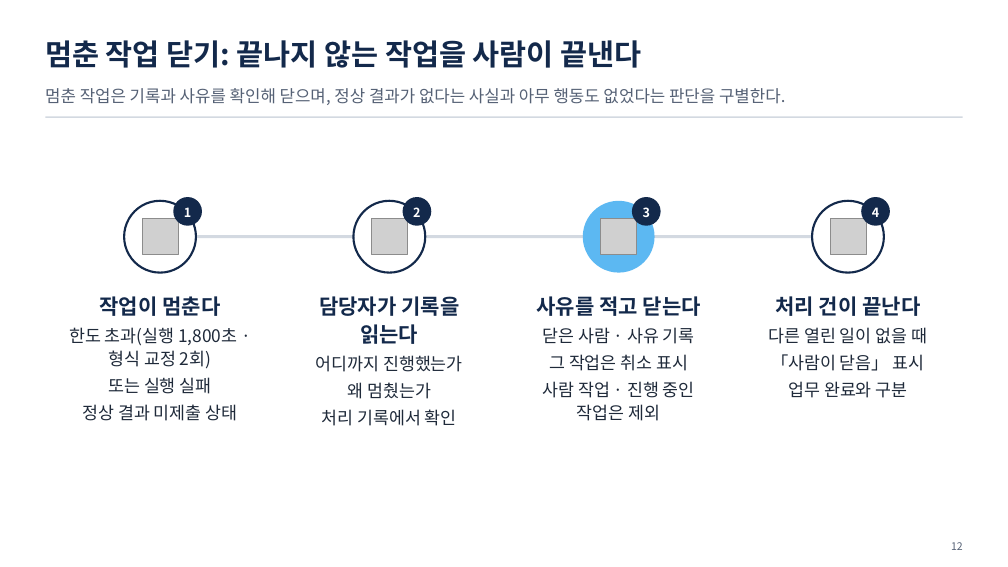
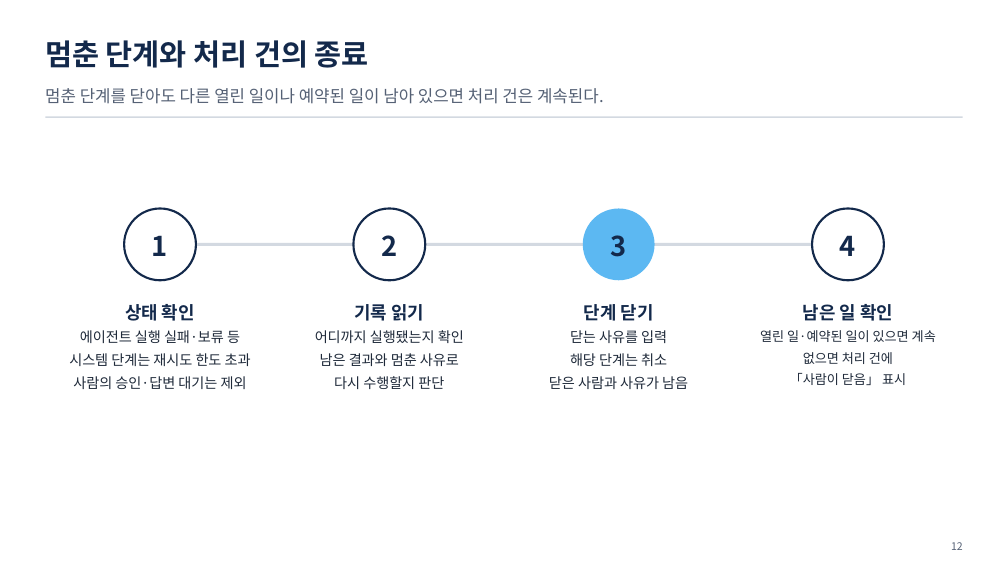
Before and after one commit to uengine-oss/hyd-iot-edu, a slide deck: slide 12 of workspace/강의제작/산출물/통합반/이론/07회차/통합반_07일차.pptx. Drawn at 1008x567 pixels with LibreOffice and Linux fonts; fonts in the diff are those of the drawing; grey boxes stand for pictures. Boxes give left, top, right and bottom in pixels: in the first picture for what was removed or moved away, otherwise in the second. Text is boxed around its words. In the diff, an @@ line names an element or a change of style, - is before the commit and + after.

Commit message:
통합반 7회차 1~13장의 승인·질문·종료 분기를 개편하고 시험 낭독과 공식 렌더 대기를 기록

```diff
--- a/workspace/강의제작/산출물/통합반/이론/07회차/통합반_07일차.pptx
+++ b/workspace/강의제작/산출물/통합반/이론/07회차/통합반_07일차.pptx
@@ text at [45, 40, 369, 68]: text changed @@
-멈춘 작업 닫기: 끝나지 않는 작업을 사람이 끝낸다
+멈춘 단계와 처리 건의 종료
@@ text at [45, 88, 604, 104]: text changed @@
-멈춘 작업은 기록과 사유를 확인해 닫으며, 정상 결과가 없다는 사실과 아무 행동도 없었다는 판단을 구별한다.
+멈춘 단계를 닫아도 다른 열린 일이나 예약된 일이 남아 있으면 처리 건은 계속된다.
@@ text "1": place and size @@
-text "1" at [184, 207, 191, 217]
+text "1" at [152, 235, 168, 256]
@@ ellipse removed at [173, 197, 202, 226] @@
@@ text "2": place and size @@
-text "2" at [413, 207, 420, 217]
+text "2" at [381, 235, 397, 256]
@@ ellipse removed at [402, 197, 431, 226] @@
@@ text "3": place and size @@
-text "3" at [643, 207, 650, 217]
+text "3" at [611, 235, 627, 257]
@@ ellipse removed at [632, 197, 661, 226] @@
@@ 4 ellipses, 1 rectangle: place and size @@
-4 ellipses, 1 rectangle at [124, 201, 884, 273]
+4 ellipses, 1 rectangle at [124, 209, 884, 281]
@@ size 12 to 26 pt, text colour #FFFFFF to #13294B in 4 elements at [152, 235, 168, 256], [381, 235, 397, 256], [611, 235, 627, 257], [840, 235, 856, 256] @@
@@ text "4": place and size @@
-text "4" at [872, 207, 879, 217]
+text "4" at [840, 235, 856, 256]
@@ ellipse removed at [861, 197, 890, 226] @@
@@ picture removed at [142, 219, 178, 254] @@
@@ picture removed at [371, 219, 407, 254] @@
@@ picture removed at [601, 219, 637, 254] @@
@@ picture removed at [830, 219, 866, 254] @@
@@ text "남은 일 확인": place and size @@
-text "남은 일 확인" at [769, 296, 927, 398]
+text "남은 일 확인" at [760, 304, 936, 385]
@@ text at [69, 304, 251, 389]: text changed; size 16.5 to 13.5 pt @@
-작업이 멈춘다
-한도 초과(실행 1,800초 · 형식 교정 2회)
-또는 실행 실패
-정상 결과 미제출 상태
+상태 확인
+에이전트 실행 실패·보류 등
+시스템 단계는 재시도 한도 초과
+사람의 승인·답변 대기는 제외
@@ text at [315, 304, 464, 389]: text changed; size 16.5 to 13.5 pt @@
-담당자가 기록을 읽는다
-어디까지 진행했는가
-왜 멈췄는가
-처리 기록에서 확인
+기록 읽기
+어디까지 실행됐는지 확인
+남은 결과와 멈춘 사유로
+다시 수행할지 판단
@@ text at [549, 304, 688, 389]: text changed; size 16.5 to 13.5 pt @@
-사유를 적고 닫는다
-닫은 사람 · 사유 기록
-그 작업은 취소 표시
-사람 작업 · 진행 중인 작업은 제외
+단계 닫기
+닫는 사유를 입력
+해당 단계는 취소
+닫은 사람과 사유가 남음
@@ text at [760, 304, 936, 364]: text changed; size 16.5 to 12.5 pt @@
-처리 건이 끝난다
-다른 열린 일이 없을 때
+남은 일 확인
+열린 일·예약된 일이 있으면 계속
+없으면 처리 건에
@@ text at [789, 381, 908, 398]: paragraph removed @@
-업무 완료와 구분
@@ text at [790, 373, 906, 385]: size 16.5 to 12.5 pt in "「사람이 닫음」 표시" @@
```
Also in this commit, not shown: 12 other slides changed, 29 other files.
